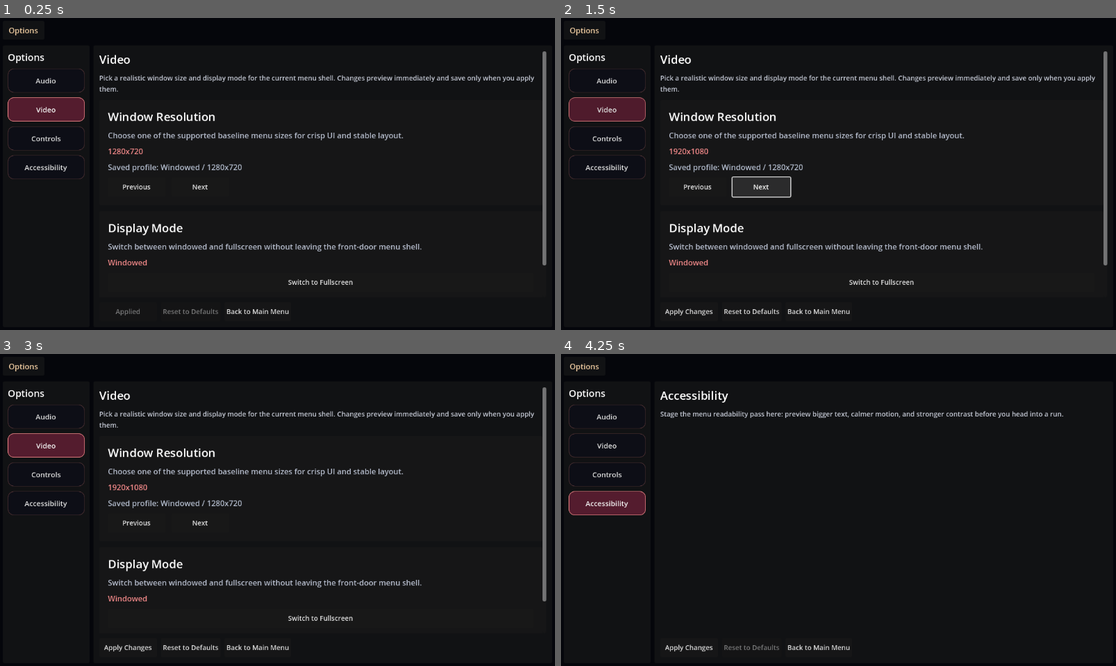
Above: before the commit, frames 1-4 (two rows, left to right).
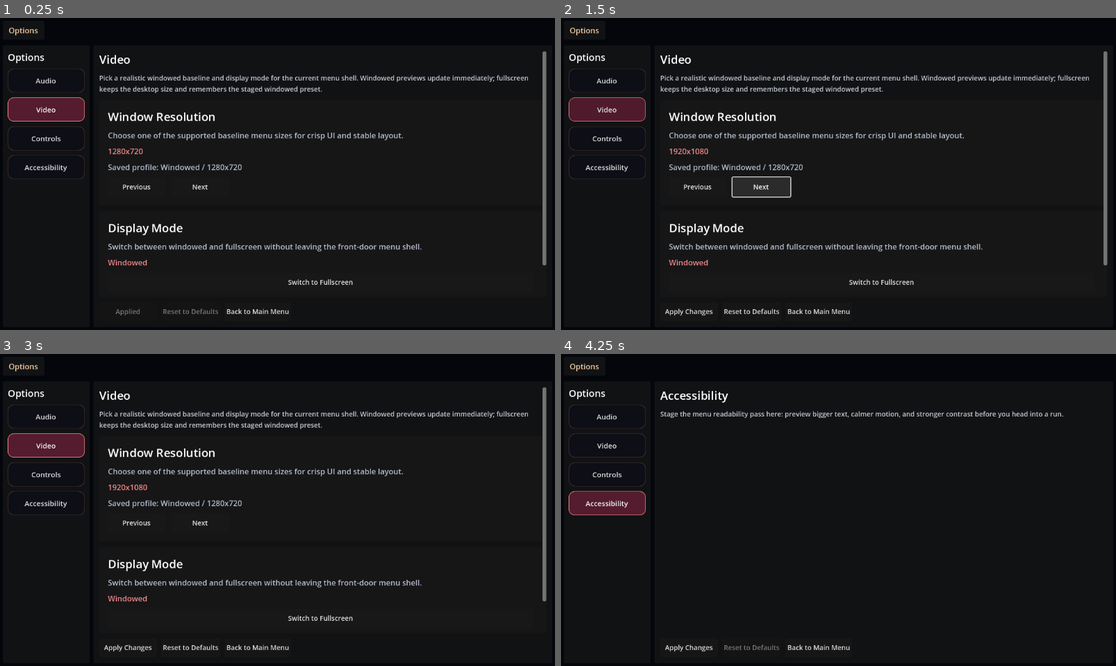
Above: after the commit, the same moments.

Repository: KevinRabbe/bullet-hell-roughe-lite
Game: Godot game, scene res://scenes/ui/OptionsMenu.tscn
Two runs of this game, one before a commit and one after it. Both use one fixed random seed, a clock stepped at 60 frames per second and the inputs below. This scene is started directly instead of the project's main scene.
Inputs:
- Up to frame 1 (0.25 s): no input
- Up to frame 2 (1.5 s): click "Next" at 0.5 s; click "Next" at 1.25 s
- Up to frame 3 (3 s): click "Audio" at 2 s; click "Video" at 2.75 s
- Up to frame 4 (4.25 s): click "Accessibility" at 3.5 s

The runs differ from the first frame. In frame 1, 1.1% of the frame differs, in the area x 17-97%, y 18-25%; in frame 2, 1.1%; in frame 3, 1.1%; in frame 4, nothing differs.
Error before the commit: Invalid access to property or key 'theme_override_constants' on a base object of type 'VBoxContainer'. (res://scripts/ui/options_menu.gd:526)
Error after the commit: Invalid access to property or key 'theme_override_constants' on a base object of type 'VBoxContainer'. (res://scripts/ui/options_menu.gd:545)

Commit message:
Clarify options video resolution behavior

Diff:
--- a/scripts/ui/options_menu.gd
+++ b/scripts/ui/options_menu.gd
@@ -210,7 +210,7 @@
 			_refresh_audio_content()
 		TAB_VIDEO:
 			tab_title_label.text = "Video"
-			tab_summary_label.text = "Pick a realistic window size and display mode for the current menu shell. Changes preview immediately and save only when you apply them."
+			tab_summary_label.text = "Pick a realistic windowed baseline and display mode for the current menu shell. Windowed previews update immediately; fullscreen keeps the desktop size and remembers the staged windowed preset."
 			_refresh_video_content()
 		TAB_CONTROLS:
 			tab_title_label.text = "Controls"
@@ -238,17 +238,21 @@
 
 func _refresh_video_content() -> void:
 	var resolution: Vector2i = DisplaySettingsRuntimeRef.get_resolution(staged_settings)
+	var fullscreen_enabled: bool = staged_settings.get("fullscreen", false) == true
 	if resolution_value_label != null:
 		resolution_value_label.text = "%dx%d" % [resolution.x, resolution.y]
 	if saved_profile_value_label != null:
-		saved_profile_value_label.text = "Saved profile: %s" % DisplaySettingsRuntimeRef.build_summary(saved_settings)
+		saved_profile_value_label.text = _build_saved_video_profile_summary(saved_settings)
 	if fullscreen_value_label != null:
-		fullscreen_value_label.text = "Fullscreen" if staged_settings.get("fullscreen", false) == true else "Windowed"
+		fullscreen_value_label.text = "Fullscreen" if fullscreen_enabled else "Windowed"
 	if fullscreen_toggle_button != null:
-		fullscreen_toggle_button.text = "Switch to Windowed" if staged_settings.get("fullscreen", false) == true else "Switch to Fullscreen"
+		fullscreen_toggle_button.text = "Switch to Windowed" if fullscreen_enabled else "Switch to Fullscreen"
 	var is_dirty := not DisplaySettingsRuntimeRef.settings_match(saved_settings, staged_settings)
 	if dirty_state_label != null:
-		dirty_state_label.text = "Preview differs from saved profile. Apply to keep it or Back to revert." if is_dirty else "Display settings match the saved profile."
+		if is_dirty:
+			dirty_state_label.text = "Fullscreen keeps the desktop size; the staged resolution becomes your saved windowed preset." if fullscreen_enabled else "Preview differs from the saved profile. Apply to keep it or Back to revert."
+		else:
+			dirty_state_label.text = "Display settings match the saved profile."
 		dirty_state_label.modulate = Color(0.99, 0.83, 0.65, 0.96) if is_dirty else Color(0.75, 0.79, 0.86, 0.92)
 	if apply_button != null:
 		apply_button.disabled = not is_dirty
@@ -256,8 +260,23 @@
 	if reset_button != null:
 		reset_button.disabled = DisplaySettingsRuntimeRef.settings_match(DisplaySettingsRuntimeRef.default_settings(), staged_settings)
 	if preview_summary_label != null:
-		preview_summary_label.text = "Current preview: %s" % DisplaySettingsRuntimeRef.build_summary(staged_settings)
+		preview_summary_label.text = _build_video_preview_summary(staged_settings)
 	_refresh_action_row_state()
+
+func _build_saved_video_profile_summary(settings: Dictionary) -> String:
+	var resolution: Vector2i = DisplaySettingsRuntimeRef.get_resolution(settings)
+	var mode: String = "Fullscreen" if settings.get("fullscreen", false) == true else "Windowed"
+	var windowed_summary := "%dx%d" % [resolution.x, resolution.y]
+	if mode == "Fullscreen":
+		return "Saved profile: Fullscreen / windowed preset %s" % windowed_summary
+	return "Saved profile: Windowed / %s" % windowed_summary
+
+func _build_video_preview_summary(settings: Dictionary) -> String:
+	var resolution: Vector2i = DisplaySettingsRuntimeRef.get_resolution(settings)
+	var windowed_summary := "%dx%d" % [resolution.x, resolution.y]
+	if settings.get("fullscreen", false) == true:
+		return "Preview after apply: Fullscreen (desktop) / windowed preset %s" % windowed_summary
+	return "Preview after apply: Windowed / %s" % windowed_summary
 
 func _refresh_audio_content() -> void:
 	if audio_runtime_box == null:
